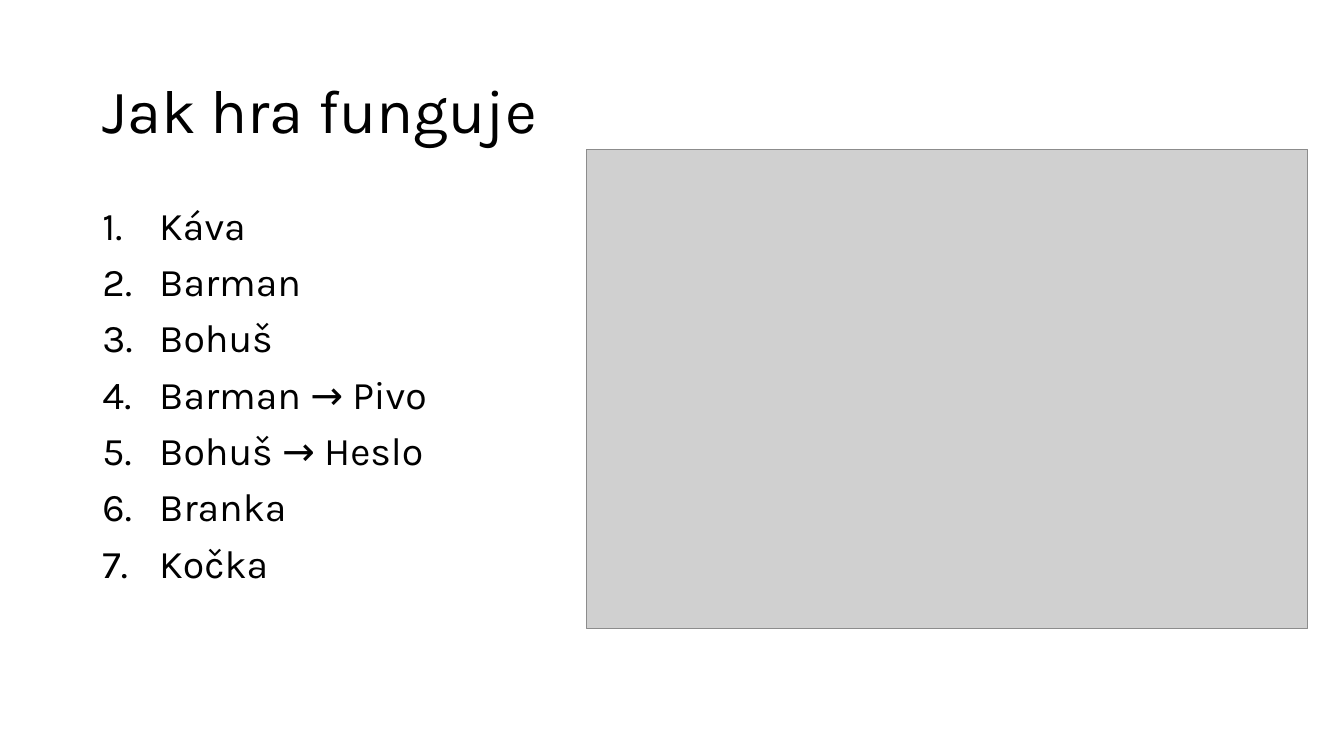
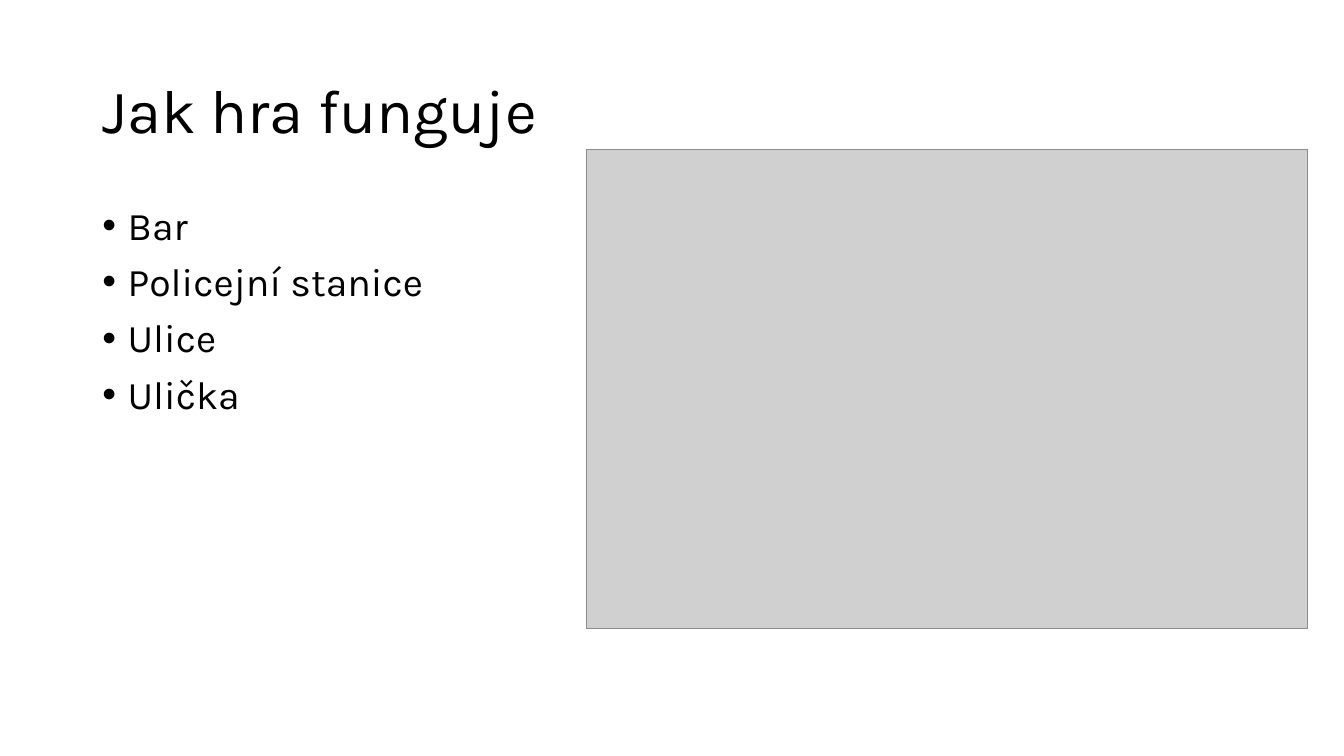
Before and after one commit to MatyasBurik1/rocnikova_prace_IT2A_25-26, a slide deck: slide 4 of rocnikova_prace.pptx. Drawn at 1344x756 pixels with LibreOffice and Linux fonts; fonts in the diff are those of the drawing; grey boxes stand for pictures. Boxes give left, top, right and bottom in pixels: in the first picture for what was removed or moved away, otherwise in the second. Text is boxed around its words. In the diff, an @@ line names an element or a change of style, - is before the commit and + after.

```diff
--- a/rocnikova_prace.pptx
+++ b/rocnikova_prace.pptx
@@ text at <box>128,215,422,410</box>: text changed @@
-1. Káva
-2. Barman
-3. Bohuš
-4. Barman → Pivo
-5. Bohuš → Heslo
-6. Branka
-7. Kočka
+• Bar
+• Policejní stanice
+• Ulice
+• Ulička
```
